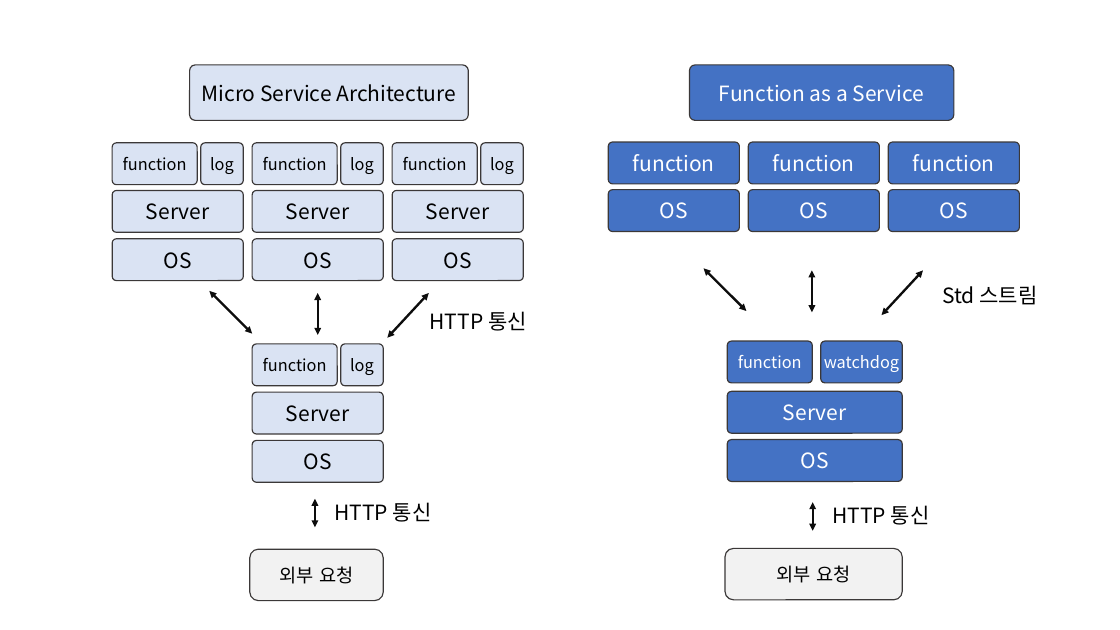
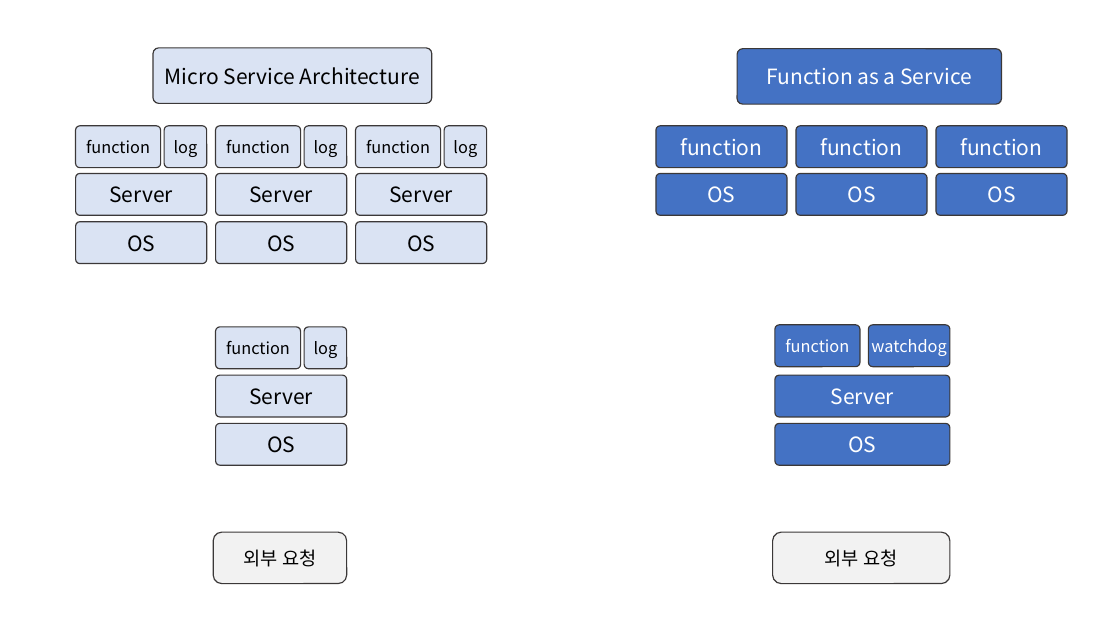
Before and after one commit to mrchypark/apiR, a slide deck: slide 2 of docs/img/서버구조.pptx. Drawn at 1120x630 pixels with LibreOffice and Linux fonts; fonts in the diff are those of the drawing. Boxes give left, top, right and bottom in pixels: in the first picture for what was removed or moved away, otherwise in the second. Text is boxed around its words. In the diff, an @@ line names an element or a change of style, - is before the commit and + after.

```diff
--- a/docs/img/서버구조.pptx
+++ b/docs/img/서버구조.pptx
@@ chevron added at bbox=[528, 141, 607, 526], fill #FFFFFF @@
@@ double arrow moved from (704, 268) - (747, 311) to (751, 252) - (794, 295) @@
@@ double arrow (751, 252) - (794, 295): stroke #0D0D0D 2 pt to #FFFFFF 2 pt @@
@@ 12 rounded rectangles, 2 double arrows: place and size @@
-12 rounded rectangles, 2 double arrows at bbox=[608, 65, 1019, 600]
+12 rounded rectangles, 2 double arrows at bbox=[656, 49, 1067, 584]
@@ double arrow (860, 255) - (860, 296): stroke #0D0D0D 2 pt to #FFFFFF 2 pt @@
@@ double arrow (971, 255) - (929, 299): stroke #0D0D0D 2 pt to #FFFFFF 2 pt @@
@@ double arrow (173, 274) - (216, 317): stroke #0D0D0D 2 pt to #FFFFFF 2 pt @@
@@ 18 rounded rectangles, 4 double arrows: place and size @@
-18 rounded rectangles, 4 double arrows at bbox=[113, 65, 523, 601]
+18 rounded rectangles, 4 double arrows at bbox=[76, 48, 487, 584]
@@ double arrow (281, 276) - (281, 318): stroke #0D0D0D 2 pt to #FFFFFF 2 pt @@
@@ double arrow (392, 276) - (351, 321): stroke #0D0D0D 2 pt to #FFFFFF 2 pt @@
@@ text at bbox=[942, 285, 1037, 305]: text changed; text colour #000000 to #FFFFFF @@
-Std 스트림
+stdio
@@ text removed at bbox=[430, 311, 527, 331] @@
-HTTP 통신
@@ double arrow (278, 482) - (278, 511): stroke #0D0D0D 2 pt to #FFFFFF 2 pt @@
@@ text removed at bbox=[335, 502, 432, 522] @@
-HTTP 통신
@@ text removed at bbox=[832, 505, 930, 525] @@
-HTTP 통신
@@ double arrow moved from (813, 502) - (813, 531) to (860, 486) - (860, 514) @@
@@ double arrow (860, 486) - (860, 514): stroke #0D0D0D 2 pt to #FFFFFF 2 pt @@
```
Also in this commit, not shown: 1 other slide changed, 3 other files.
